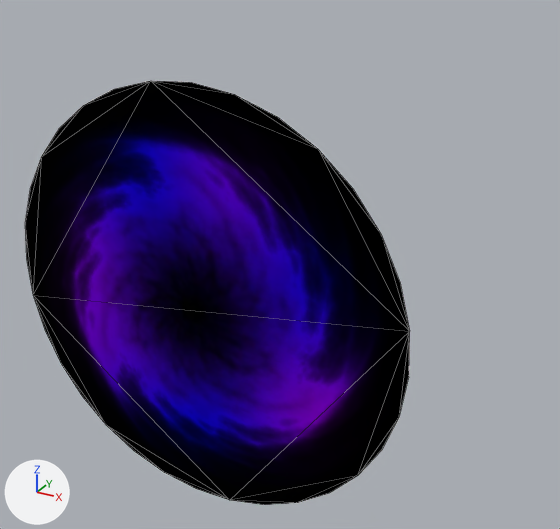
A saved change to the glTF model assets/models/scene/portal.glb.
Both versions are drawn from a 50 mm camera at (284.0, -801.0, 239.0) aimed at (79.0, -428.0, 52.0). Every picture has the same lights, and +X, +Y and +Z are marked at lower left. The picture after the commit comes second. Mesh edges are drawn as thin lines. Where no turn or scale is listed for an object, it has been applied to the vertices.

Objects in the first picture: 'portal'.
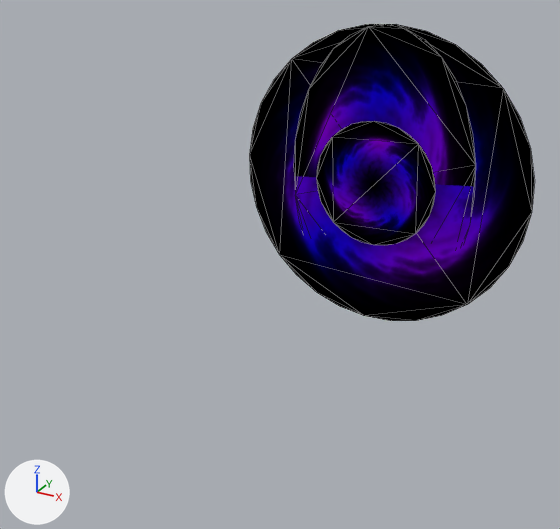
Where the change shows, as pixel boxes (x1, y1, x2, y2) in the pictures (560 x 529 px):
'portal', moved, turned, rescaled
    before: (25, 81, 410, 505)
    after: (294, 24, 476, 187)
'portal.001', added
    after: (250, 24, 534, 321)
'portal.002', added
    after: (316, 121, 436, 245)

Diff of the bpy script that builds the scene:
```diff
--- a/assets/models/scene/portal.glb.py
+++ b/assets/models/scene/portal.glb.py
@@ mat_material_002 @@
+mat_material_002 = bpy.data.materials.new('Material.002')
+# colours: black #000000
+# uses the picture img_portal
@@ mat_material_001 @@
+mat_material_001 = bpy.data.materials.new('Material.001')
+# colours: black #000000
+# uses the picture img_portal
@@ me_portal_002 @@
+me_portal_002.from_pydata(...)  # 32 vertices, 30 faces; spans x -1.0..1.0, y -1.0..1.0, z 0.0
+me_portal_002.materials.append(mat_material_002)
@@ me_portal_001 @@
+me_portal_001.from_pydata(...)  # 32 vertices, 30 faces; spans x -108.0..108.0, y -4.0..4.0, z -108.0..108.0
+me_portal_001.materials.append(mat_material_001)
@@ ob_portal @@
 ob_portal = bpy.data.objects.new('portal', me_portal_003)
-ob_portal.location = (89.4, -531.6, 70.3)
-ob_portal.rotation_euler = (1.569, 1.612, 0.0)  # degrees (90, 92, 0)
-ob_portal.scale = (108.0, 108.0, 108.0)
+ob_portal.location = (89.4, -300.0, 70.3)
+ob_portal.rotation_euler = (1.443, -1.573, 0.128)  # degrees (83, -90, 7.3)
+ob_portal.scale = (108.0, 69.0, 108.0)
@@ ob_portal_002 @@
+ob_portal_002 = bpy.data.objects.new('portal.002', me_portal_002)
+ob_portal_002.location = (89.4, -310.0, 70.3)
+ob_portal_002.rotation_euler = (-1.583, 0.544, -0.00702)  # degrees (-91, 31, -0.4)
+ob_portal_002.scale = (-45.1, -45.1, -45.1)
@@ ob_portal_001 @@
+ob_portal_001 = bpy.data.objects.new('portal.001', me_portal_001)
+ob_portal_001.location = (89.4, -300.0, 70.3)
```
